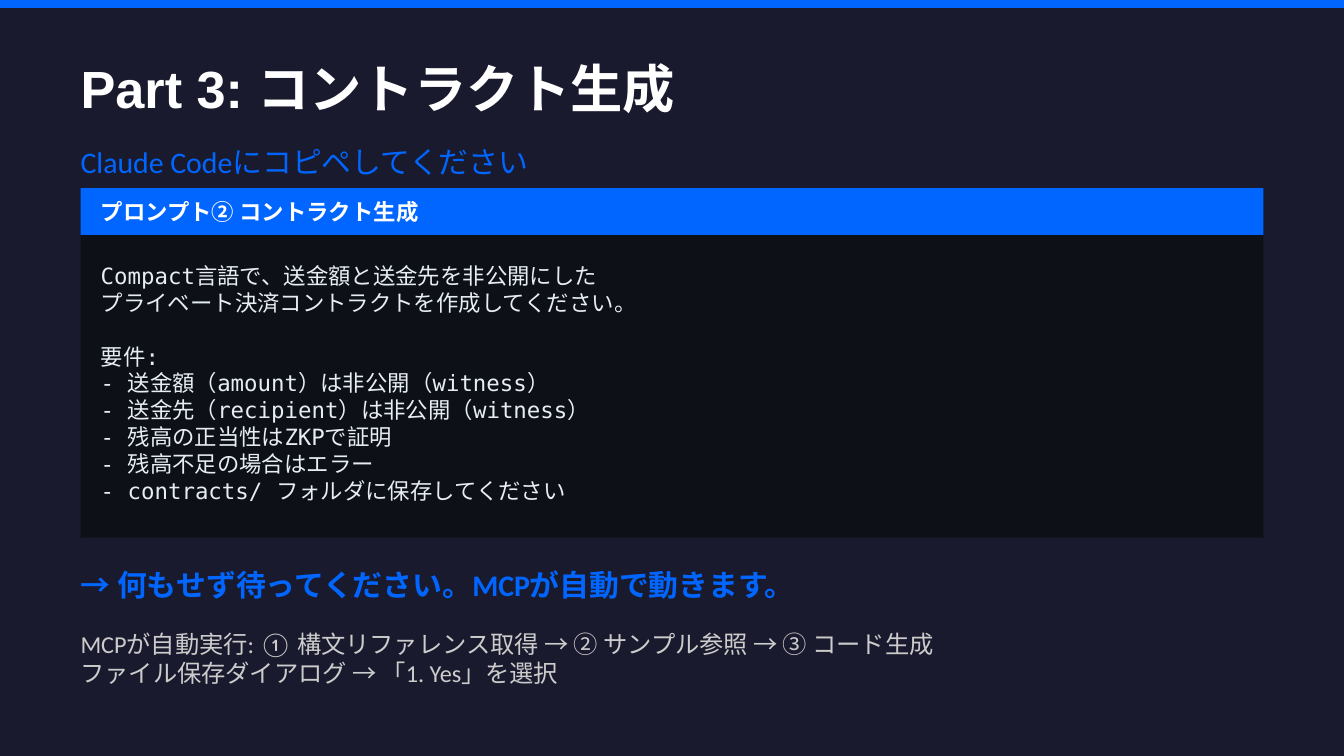
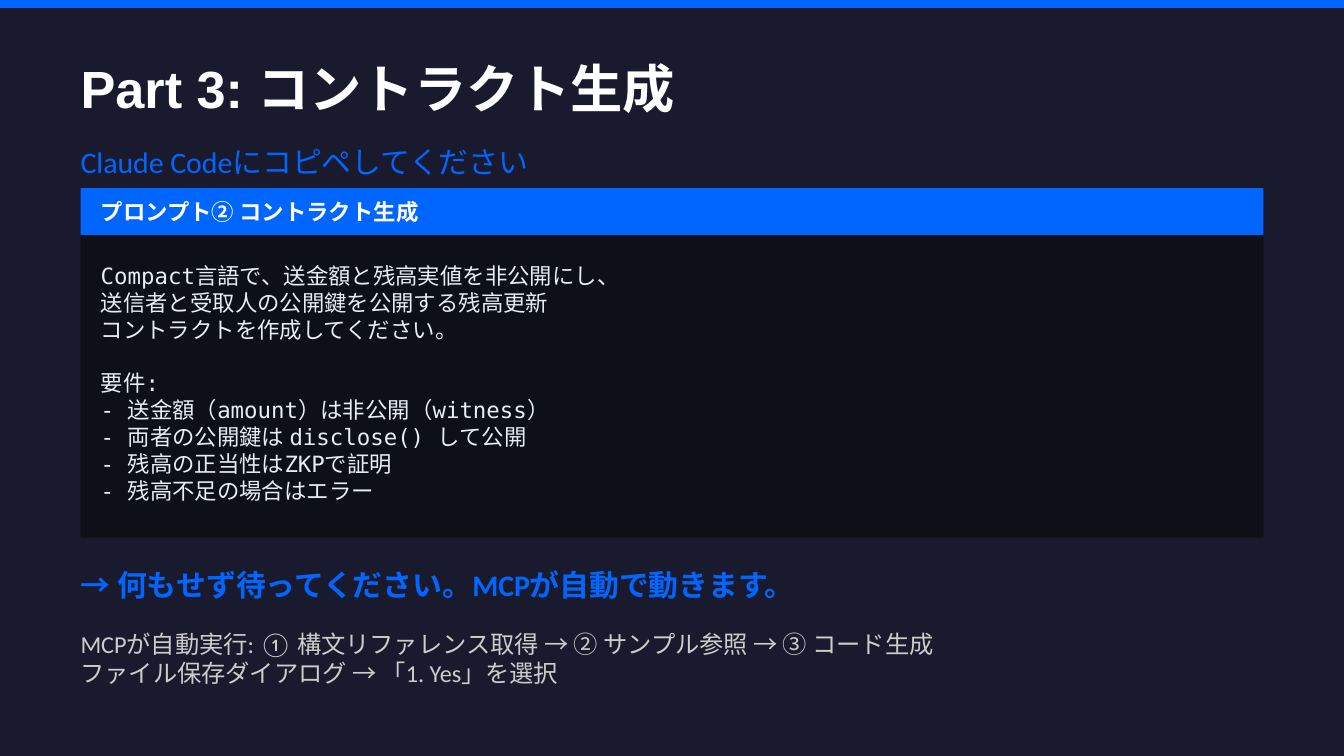
Before and after one commit to sition-jp/midnight-private-payment-demo, a slide deck: slide 8 of docs/midnight-mcp-manual-v2.pptx. Drawn at 1344x756 pixels with LibreOffice and Linux fonts; fonts in the diff are those of the drawing. Boxes give left, top, right and bottom in pixels: in the first picture for what was removed or moved away, otherwise in the second. Text is boxed around its words. In the diff, an @@ line names an element or a change of style, - is before the commit and + after.

```diff
--- a/docs/midnight-mcp-manual-v2.pptx
+++ b/docs/midnight-mcp-manual-v2.pptx
@@ text at (x1=101, y1=266, x2=620, y2=340): text changed @@
-Compact言語で、送金額と送金先を非公開にした
-プライベート決済コントラクトを作成してください。
+Compact言語で、送金額と残高実値を非公開にし、
+送信者と受取人の公開鍵を公開する残高更新
+コントラクトを作成してください。
@@ text at (x1=128, y1=426, x2=527, y2=448): text changed @@
-- 送金先（recipient）は非公開（witness）
+- 両者の公開鍵は disclose() して公開
@@ text at (x1=128, y1=480, x2=566, y2=501): paragraph removed @@
-- contracts/ フォルダに保存してください
```
Also in this commit, not shown: 2 other slides changed, 21 other files.
